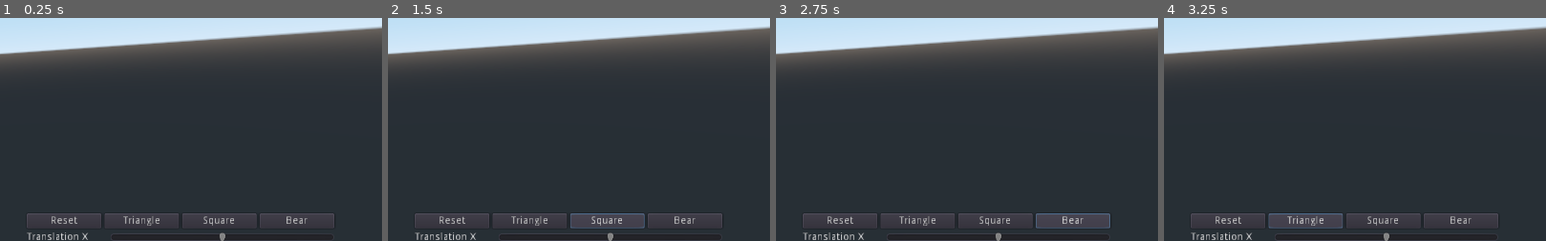
Above: before the commit, frames 1-4 (left to right).
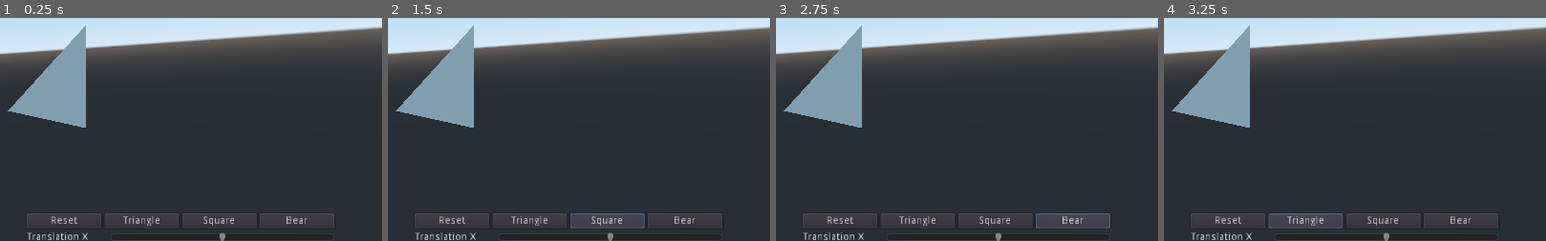
Above: after the commit, the same moments.

Repository: lan666as/ApesBersama
Game: Godot game, scene res://TVG3D.tscn
Two runs of this game, one before a commit and one after it. Both use one fixed random seed, a clock stepped at 60 frames per second and the inputs below.
Inputs:
- Up to frame 1 (0.25 s): no input
- Up to frame 2 (1.5 s): click "Triangle" at 0.5 s; click "Square" at 1.25 s
- Up to frame 3 (2.75 s): click "Bear" at 2 s
- Up to frame 4 (3.25 s): click "Triangle" at 2.75 s
The pictures show only the part of the screen within x 50-100%, y 24-74%; the shares and areas given below are measured in that part.

The runs differ from the first frame. In frame 1, 4.7% of the frame differs, in the area x 2-23%, y 3-50%; in frame 2, 4.7%; in frame 3, 4.7%; in frame 4, 4.7%.
Error before the commit: Invalid call. Nonexistent function 'triangle' in base 'Spatial (TVG3D.gd)'. (res://Hud.gd:51)
Error after the commit: Invalid call. Nonexistent function 'triangle' in base 'Spatial (TVG3D.gd)'. (res://Hud.gd:53)

Commit message:
mate translate work

Diff:
--- a/Hud.gd
+++ b/Hud.gd
@@ -13,18 +13,18 @@
 	Drawing.change_translation_y(value)
 
 func _on_TranslationSZ_value_changed(value):
-	pass # Replace with function body.
-
-func _on_RotSX_value_changed(value):
-	pass # Replace with function body.
+	Drawing.change_translation_y(value)
 
 
-func _on_RotSY_value_changed(value):
-	pass # Replace with function body.
+func _on_RotSX_value_changed(value: float):
+	Drawing.rotate_x(value)
 
+func _on_RotSY_value_changed(value: float):
+	Drawing.rotate_y(value)
 
-func _on_RotSZ_value_changed(value):
-	pass # Replace with function body.
+func _on_RotSZ_value_changed(value: float):
+	Drawing.rotate_z(value)
+
 
 func _on_ScaleSX_value_changed(value: float):
 	Drawing.change_scale_x(value)
@@ -32,17 +32,19 @@
 func _on_ScaleSY_value_changed(value: float):
 	Drawing.change_scale_y(value)
 
-func _on_ScaleSZ_value_changed(value):
-	pass # Replace with function body.
+func _on_ScaleSZ_value_changed(value: float):
+	Drawing.change_scale_z(value)
 
-func _on_ShearSX_value_changed(value):
+
+func _on_ShearSX_value_changed(value: float):
 	Drawing.change_shear_x(value)
 
-func _on_ShearSY_value_changed(value):
-		Drawing.change_shear_y(value)
+func _on_ShearSY_value_changed(value: float):
+	Drawing.change_shear_y(value)
 
-func _on_ShearSZ_value_changed(value):
-	pass # Replace with function body.
+func _on_ShearSZ_value_changed(value: float):
+	Drawing.change_shear_z(value)
+
 
 func _on_Reset_pressed():
 	get_tree().reload_current_scene()
--- a/TVG3D.gd
+++ b/TVG3D.gd
@@ -10,9 +10,9 @@
 
 var mesh : MeshInstance
 
-var trans_x: float = -5
-var trans_y: float = 10
-var trans_z: float = 5
+var trans_x: float = 0
+var trans_y: float = 0
+var trans_z: float = 0
 
 var rot_x: float
 var rot_y: float
@@ -72,16 +72,20 @@
 	scale_y = value
 	transform()
 
+func change_scale_z(value: float):
+	scale_z = value
+	transform()
+
 func change_shear_x(value: float):
 	shear_x = value
 	transform()
 
 func change_shear_y(value: float):
-	shear_y = -value
+	shear_y = value
 	transform()
 
 func change_shear_z(value: float):
-	shear_z = -value
+	shear_z = value
 	transform()
 
 func update_mesh():
@@ -101,12 +105,13 @@
 
 func transform():
 	for i in range(len(source)):
-		source[i] = next[i]
+		next[i] = source[i]
 
 		var new = Vector3()
 		# Set scale
-#		new.x = next[i].x * scale_x
-#		new.y = next[i].y * scale_y
+		new.x = next[i].x * scale_x
+		new.y = next[i].y * scale_y
+		new.z = next[i].z * scale_z
 #
 #		var new2 = Vector2()
 #
